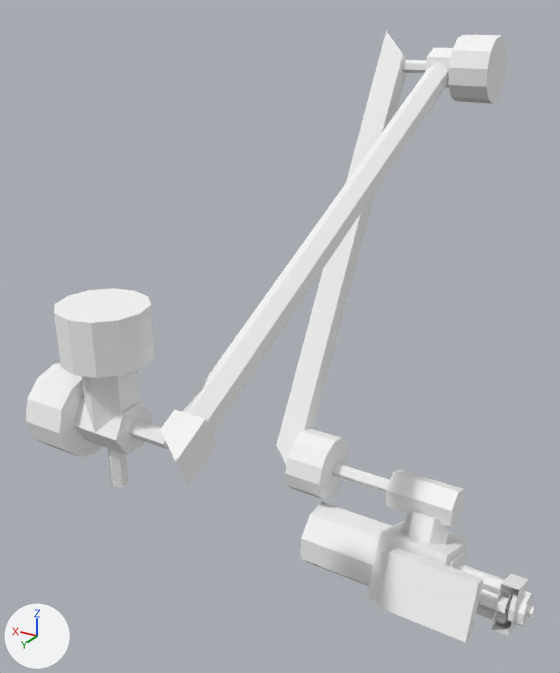
Renders of the Blender file 01-Models/Mars Rover/roverarm.blend from each side of a commit.
Rendered twice from a 50 mm lens placed at (-0.573, 1.17, 0.67), pointed at (0.068, 0.101, 0.136). Every picture has the same lights, and +X, +Y and +Z are marked at lower left.
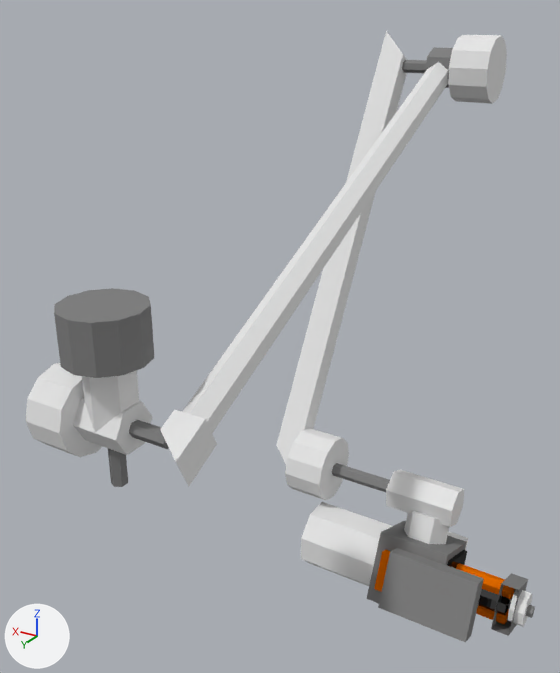
Pixel boxes [x1, y1, x2, y2] of what changed, in the pictures (560 x 673 px):
'mesh85', recoloured (white to grey)
    both: [54, 288, 154, 378]
'mesh64', recoloured (white to grey)
    both: [378, 548, 484, 642]
'mesh60', recoloured (white to grey)
    both: [367, 521, 467, 604]
'mesh77', recoloured (white to grey)
    both: [332, 463, 390, 492]
'mesh88', recoloured (white to grey)
    both: [129, 420, 169, 449]
'mesh67', recoloured (white to grey)
    both: [491, 573, 528, 636]
'mesh69', recoloured (white to orange)
    both: [456, 563, 514, 599]
'mesh84', recoloured
    both: [108, 448, 128, 487]
'mesh70', recoloured
    both: [478, 589, 510, 615]
'mesh92', recoloured (white to grey)
    both: [425, 47, 453, 88]
'mesh65', recoloured
    both: [374, 550, 390, 592]

Edits to the bpy script that builds the scene:
```text
Add mat_dunklesgrau_spigelnd:
    mat_dunklesgrau_spigelnd = bpy.data.materials.new('dunklesgrau_Spigelnd')
    mat_dunklesgrau_spigelnd.use_nodes = True; mat_dunklesgrau_spigelnd.node_tree.nodes.clear()
    _N = mat_dunklesgrau_spigelnd.node_tree.nodes; _L = mat_dunklesgrau_spigelnd.node_tree.links
    n0 = _N.new('ShaderNodeOutputMaterial'); n0.name = 'Material Output'
    n1 = _N.new('ShaderNodeBsdfAnisotropic'); n1.name = 'Glossy BSDF'
    n1.distribution = 'GGX'
    n1.inputs[0].default_value = (0.0985, 0.0985, 0.0985, 1.0)  # 'Color', dark grey #585858
    n1.inputs[1].default_value = 0.0  # 'Roughness'
    _L.new(n1.outputs[0], n0.inputs[0])  # 'BSDF' to 'Surface'
Change me_mesh60:
    where me_mesh60.from_pydata(...)  # 24 vertices, 12 faces; spans x -2.289..-2.162, y -2.124..-1.957, z 0.505..0.671
    remove me_mesh60.materials.append(mat_material0id)  # white #f7f7f7
    add me_mesh60.materials.append(mat_dunklesgrau_normal)  # grey #838383
Change me_mesh64:
    where me_mesh64.from_pydata(...)  # 24 vertices, 12 faces; spans x -2.36..-2.203, y -1.988..-1.916, z 0.572..0.679
    remove me_mesh64.materials.append(mat_material0id)  # white #f7f7f7
    add me_mesh64.materials.append(mat_dunklesgrau_normal)  # grey #838383
Change me_mesh65:
    where me_mesh65.from_pydata(...)  # 24 vertices, 12 faces; spans x -2.3144..-2.1773, y -1.9958..-1.9542, z 0.5797..0.6512
    remove me_mesh65.materials.append(mat_material0id)  # white #f7f7f7
    add me_mesh65.materials.append(mat_orange_normal)  # orange #e76d00
Change me_mesh67:
    where me_mesh67.from_pydata(...)  # 20 vertices, 10 faces; spans x -2.4135..-2.383, y -2.0938..-1.9873, z 0.5347..0.6411
    remove me_mesh67.materials.append(mat_material0id)  # white #f7f7f7
    add me_mesh67.materials.append(mat_dunklesgrau_normal)  # grey #838383
Change me_mesh69:
    where me_mesh69.from_pydata(...)  # 24 vertices, 12 faces; spans x -2.3982..-2.2763, y -2.0635..-2.0354, z 0.5938..0.6241
    remove me_mesh69.materials.append(mat_material0id)  # white #f7f7f7
    add me_mesh69.materials.append(mat_orange_normal)  # orange #e76d00
Change me_mesh70:
    where me_mesh70.from_pydata(...)  # 24 vertices, 12 faces; spans x -2.3982..-2.2763, y -2.0346..-2.0044, z 0.5827..0.6108
    remove me_mesh70.materials.append(mat_material0id)  # white #f7f7f7
    add me_mesh70.materials.append(mat_dunklesgrau_spigelnd)
Change me_mesh77:
    where me_mesh77.from_pydata(...)  # 36 vertices, 20 faces; spans x -2.1486..-2.0216, y -2.1051..-2.0797, z 0.7003..0.7223
    remove me_mesh77.materials.append(mat_material0id)  # white #f7f7f7
    add me_mesh77.materials.append(mat_dunklesgrau_normal)  # grey #838383
Change me_mesh84:
    where me_mesh84.from_pydata(...)  # 36 vertices, 20 faces; spans x -1.922..-1.9, y -1.627..-1.602, z 0.916..1.094
    remove me_mesh84.materials.append(mat_material0id)  # white #f7f7f7
    add me_mesh84.materials.append(mat_dunklesgrau_normal)  # grey #838383
Change me_mesh85:
    where me_mesh85.from_pydata(...)  # 72 vertices, 44 faces; spans x -1.9742..-1.8472, y -1.6783..-1.5513, z 1.117..1.1932
    remove me_mesh85.materials.append(mat_material0id)  # white #f7f7f7
    add me_mesh85.materials.append(mat_dunklesgrau_normal)  # grey #838383
Change me_mesh88:
    where me_mesh88.from_pydata(...)  # 36 vertices, 20 faces; spans x -2.0098..-1.9031, y -1.6275..-1.6021, z 1.007..1.029
    remove me_mesh88.materials.append(mat_material0id)  # white #f7f7f7
    add me_mesh88.materials.append(mat_dunklesgrau_normal)  # grey #838383
Change me_mesh92:
    where me_mesh92.from_pydata(...)  # 36 vertices, 20 faces; spans x -2.0917..-2.0053, y -2.5478..-2.4788, z 1.3991..1.475
    remove me_mesh92.materials.append(mat_material0id)  # white #f7f7f7
    add me_mesh92.materials.append(mat_dunklesgrau_normal)  # grey #838383
```
